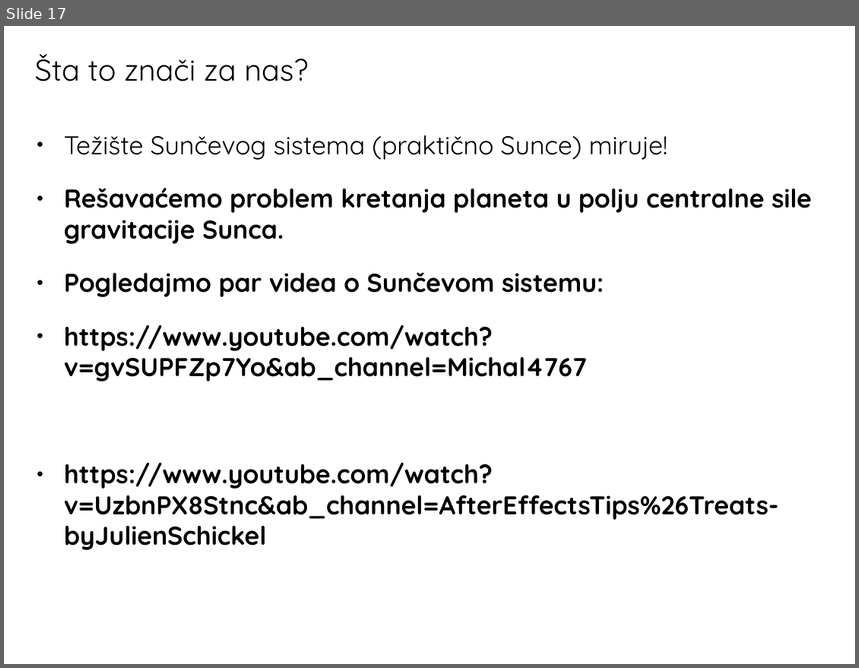
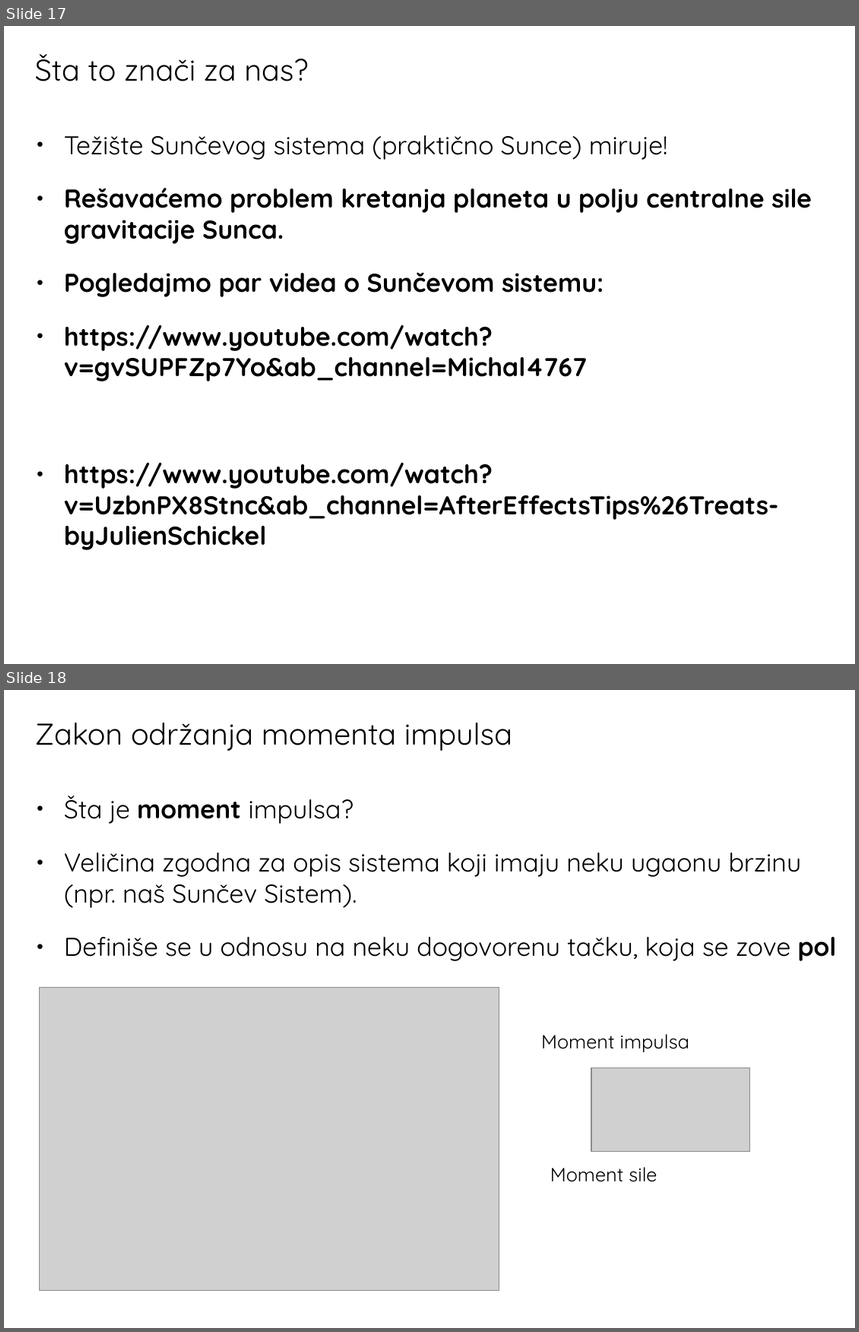
Before and after one commit to ivanzmilic/OPA22, a slide deck: Predavanje_04_keplerovi_zakoni.odp. Shown one above the other, each under a label of ours: slide 17 before the commit, slides 17 and 18 after it. The pictures are 859x668 and 859x1332 pixels, drawn with LibreOffice and Linux fonts; fonts in the diff are those of the drawing; grey boxes stand for pictures. Boxes give left, top, right and bottom in pixels: in the first picture for what was removed or moved away, otherwise in the second. Text is boxed around its words. In the diff, an @@ line names an element or a change of style, - is before the commit and + after.

```diff
--- a/Predavanje_04_keplerovi_zakoni.odp
+++ b/Predavanje_04_keplerovi_zakoni.odp
@@ slide 18 added at (4,690,855,1328), background #FFFFFF @@
@@ title added at (35,722,512,751), 28 pt, text #000000 @@
+Zakon održanja momenta impulsa
@@ text added at (64,796,837,961), 24 pt, text #000000 @@
+● Šta je moment impulsa?
+● Veličina zgodna za opis sistema koji imaju neku ugaonu brzinu (npr. naš Sunčev Sistem).
+● Definiše se u odnosu na neku dogovorenu tačku, koja se zove pol
@@ picture added at (40,987,499,1291) @@
@@ text added at (541,1034,690,1053), 18 pt, text #000000 @@
+Moment impulsa
@@ picture added at (591,1068,750,1152) @@
@@ text added at (550,1167,657,1182), 18 pt, text #000000 @@
+Moment sile
```
Also in this commit, not shown: 1 slide changed, 4 other slides added, 1 other file.
